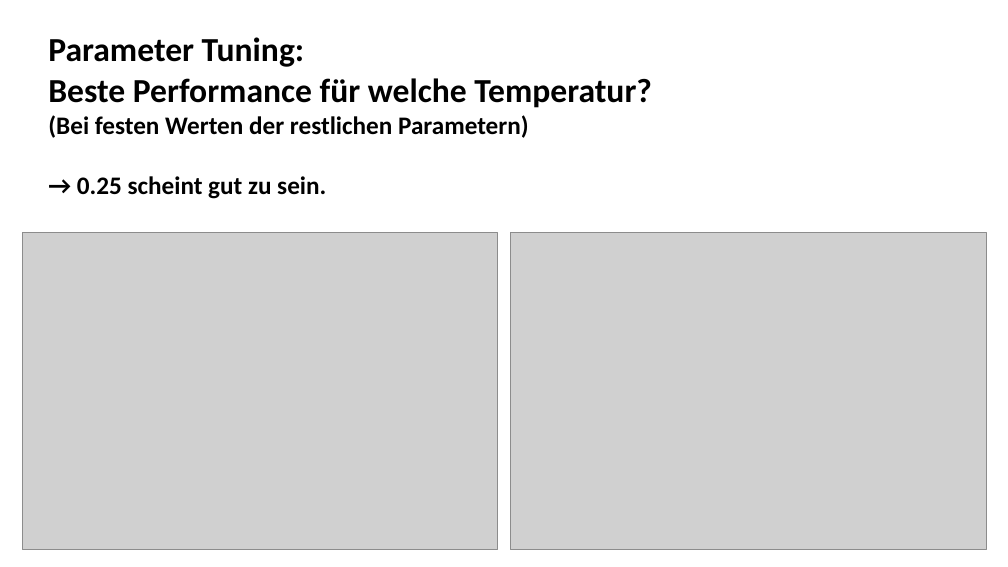
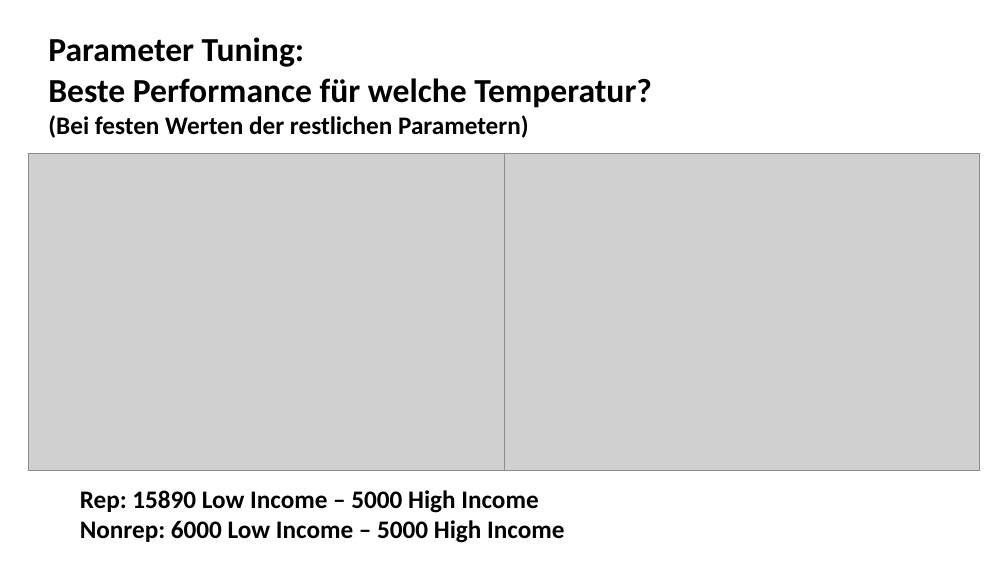
Before and after one commit to laksannathan/maximal-representative-sampling, a slide deck: slide 2 of 23_06_MRS_slides.pptx. Drawn at 1008x567 pixels with LibreOffice and Linux fonts; fonts in the diff are those of the drawing; grey boxes stand for pictures. Boxes give left, top, right and bottom in pixels: in the first picture for what was removed or moved away, otherwise in the second. Text is boxed around its words. In the diff, an @@ line names an element or a change of style, - is before the commit and + after.

```diff
--- a/23_06_MRS_slides.pptx
+++ b/23_06_MRS_slides.pptx
@@ picture moved from (x1=22, y1=233, x2=498, y2=550) to (x1=29, y1=154, x2=504, y2=470) @@
@@ text at (x1=77, y1=176, x2=326, y2=199): paragraph removed @@
-→ 0.25 scheint gut zu sein.
@@ picture moved from (x1=510, y1=233, x2=986, y2=550) to (x1=504, y1=154, x2=980, y2=470) @@
@@ text added at (x1=80, y1=490, x2=564, y2=543), 24 pt, text #000000, bold @@
+Rep: 15890 Low Income – 5000 High Income
+Nonrep: 6000 Low Income – 5000 High Income
```
Also in this commit, not shown: 1 other slide changed, 2 slides added, 1 slide removed, 35 other files.
